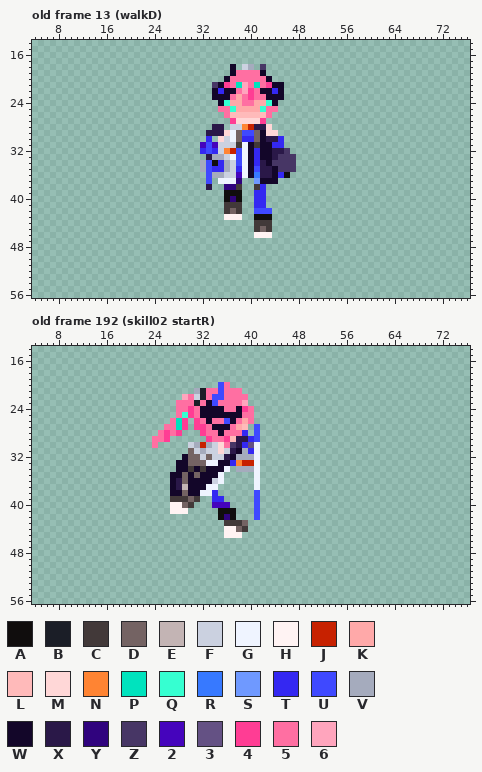
File history of a pixel-art file, Honkai_into_the_Bubbles/Assets/Images/sd_sprites/sd_0005_delta_L01/sd_0005_delta_L01.aseprite. Above: the version before the commit.
80x80 pixels, 204 frames. Shown: old frame 13 (walkD): x 4..76, y 14..56; old frame 192 (skill02 startR): x 4..76, y 14..56. The commit also changed other frames, which this record leaves out.
Visible layers, top first: "effect", "weapon U", "tail", "head", "arm", "body", "leg 1", "leg 2", "weapon D", "bottomeffect", "dmg" opacity 49%.
Palette (. is transparent): A #100d0d  B #1b1e27  C #423939  D #746363  E #c3b4b4  F #cbd1e0  G #eff4ff  H #fff3f3  J #c72100  K #ffa9a9  L #ffbaba  M #ffd7d7  N #ff8433  P #00e3be  Q #36ffd1  R #3779ff  S #6f99ff  T #3428f2  U #3f49ff  V #a5abbd  W #130629  X #2a1848  Y #30037e  Z #473665  2 #4504bc  3 #645184  4 #ff3d94  5 #ff6fa2  6 #ffa5bd
Pixels before, old frame 13 (walkD) (only the part around the change), first column x 15:
14 .......................................
15 .......................................
16 .......................................
17 .......................................
18 ......................W.FV.Z...........
19 ......................W5555W...........
20 .....................W555555W..........
21 ...................ZW45P65P54WW........
22 ...................WTWW5645WWTW........
23 ...................WWW5K5455WWW........
24 ....................WQKK55KKQW.........
25 ....................55QKKKKQ55.........
26 .....................5LLLLLL5..........
27 ......................4MMMM4...........
28 ...................XX.FFNJXXM..........
29 ..................XXXMGDUUDWMM.........
30 ..................T.MFGDTTDWXXT........
31 .................2U2FFFCGWCWWTT........
32 .................TUTFNJUGWTWWXXZ.......
33 ..................XVVFGUGWTWWXZZZ......
34 .................VUATVFUGWTXWZZZZ......
35 .................VUTTVFTGWUXXWZZZ......
36 ..................UVVFF2GWRXXWTA.......
37 ..................U.GGGY..SWWW.........
38 ..................X..YYC..CT...........
39 .....................AAA..TT...........
40 .....................AYA..TT...........
41 .....................CCC..TT...........
42 .....................CDC..UUU..........
43 .....................HHH..AAA..........
44 ..........................CCC..........
45 ..........................CDC..........
46 ..........................HHH..........
47 .......................................
48 .......................................
49 .......................................
50 .......................................
51 .......................................
Pixels before, old frame 192 (skill02 startR) (only the part around the change), first column x 38:
17 .......
18 .......
19 .......
20 .......
21 5......
22 55.....
23 56.....
24 W45....
25 W55....
26 5K5....
27 KL.U...
28 5T.U...
29 XXTU...
30 XT3G...
31 WVTG...
32 VVVG...
33 NJJG...
34 VVVG...
35 ...G...
36 ...G...
37 ...G...
38 ...U...
39 ...U...
40 ...U...
41 ...U...
42 ...U...
43 CD.....
44 DC.....
45 H......
Now the later version:
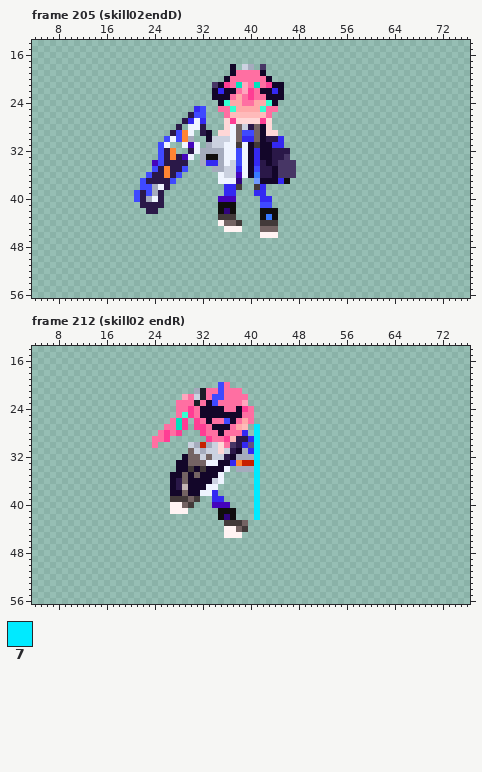
Colours new in this view: 7 #00eaff
A new or re-ordered frame is compared with the old frame closest to it.
Diff:
frames 204 -> 276
Frame 205 (skill02endD) is new; against old frame 13 (walkD):
y 25: x 31..32 .. -> TU
y 26: x 30..32 ... -> XUU
y 27: x 29..32 .... -> XTGT; x 36 . -> M; x 43 . -> M
y 28: x 28 . -> X; x 30..32 ... -> GGX; x 34..42 XX.FFNJXX -> ..MGDFXDW
y 29: x 27..30 .... -> XUNG; x 32..35 .XXX -> XW.M
y 30: x 26..30 ..... -> UGUNV; x 33..35 T.M -> WFF
y 31: x 25..26 .. -> UG; x 29..34 ...2U2 -> G2G.VF; x 36..37 FF -> GG
y 32: x 25..27 ... -> UXN; x 30..37 ..TUTFNJ -> XGVVVVGG; x 46 Z -> X
y 33: x 25..30 ...... -> UXNX2G; x 32..34 .XV -> VAA; x 36 F -> G; x 45 Z -> X; x 47 Z -> .
y 34: x 24..29 ...... -> 2UXXXX; x 33..36 UATV -> TTVG; x 44 Z -> X
y 35: x 24..29 ...... -> UXNXXU; x 32..36 VUTTV -> ..VVF
y 36: x 23..28 ...... -> UXXNXU; x 33..35 UVV -> ..G; x 45..47 TA. -> ZZZ
y 37: x 22..27 ...... -> UXXXXU; x 33 U -> .; x 45..46 .. -> TA
y 38: x 22..26 ..... -> UUVGX; x 33 X -> .; x 36..37 YY -> TT
y 39: x 21..25 ..... -> UXUVX; x 36..38 AAA -> TT.
y 40: x 21..25 ..... -> UXVGX; x 35..38 .AYA -> 222.; x 41 T -> .; x 43 . -> T
y 41: x 22..25 .... -> XXXX; x 35..38 .CCC -> AAA.; x 41..43 TT. -> .UU
y 42: x 23..24 .. -> XX; x 35..38 .CDC -> AYA.; x 41..44 UUU. -> .AAA
y 43: x 35..38 .HHH -> CCC.; x 41 A -> .; x 43..44 A. -> RA
y 44: x 35..38 .... -> HDDC; x 41 C -> .; x 44 . -> C
y 45: x 36..38 ... -> HHH; x 41 C -> .; x 43..44 C. -> DD
y 46: x 41 H -> .; x 44 . -> H
Frame 212 (skill02 endR) is new; against old frame 192 (skill02 startR), layer "weapon U":
y 27..29: x 41 U -> 7
y 30..37: x 41 G -> 7
y 38..42: x 41 U -> 7
